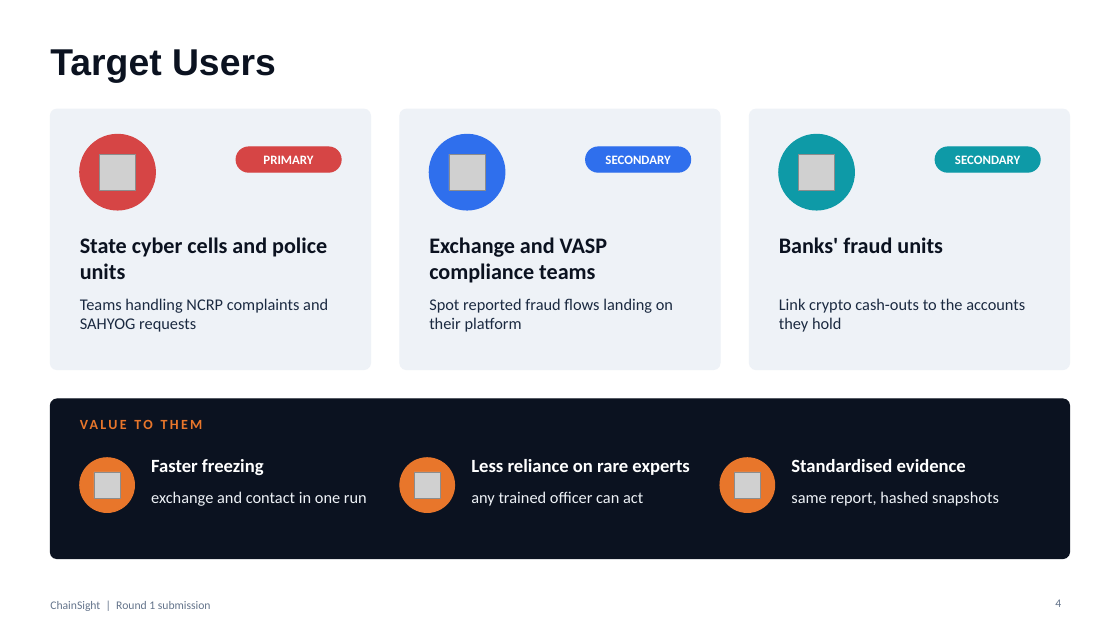
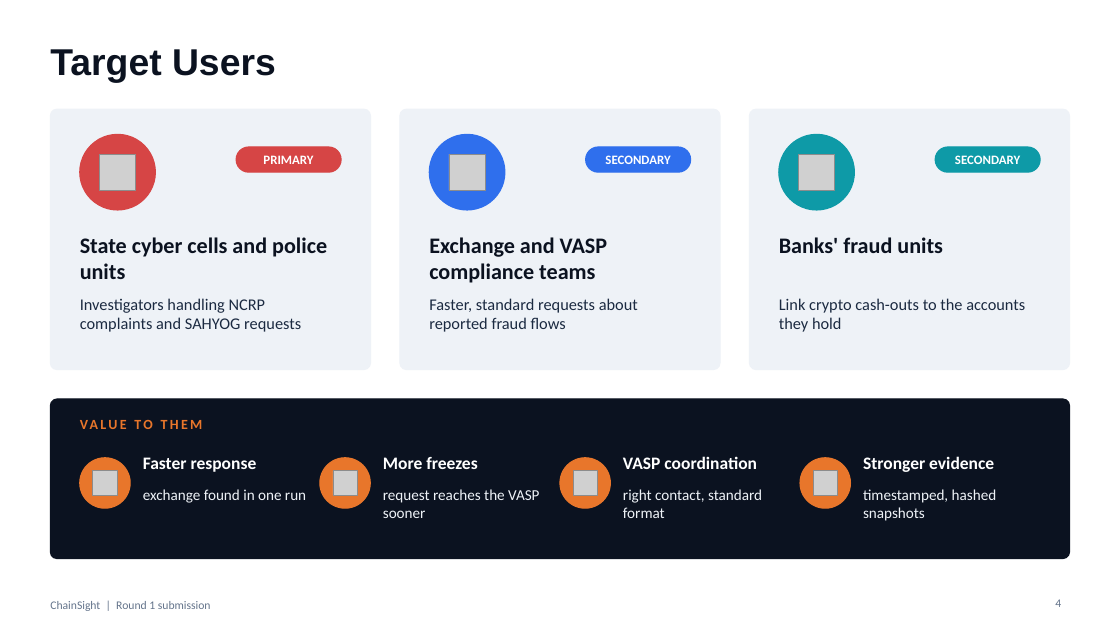
Before and after one commit to sharmaayush2506/ChainSight, a slide deck: slide 4 of docs/pitch/ChainSight_Round1_9slides.pptx. Drawn at 1120x630 pixels with LibreOffice and Linux fonts; fonts in the diff are those of the drawing; grey boxes stand for pictures. Boxes give left, top, right and bottom in pixels: in the first picture for what was removed or moved away, otherwise in the second. Text is boxed around its words. In the diff, an @@ line names an element or a change of style, - is before the commit and + after.

```diff
--- a/docs/pitch/ChainSight_Round1_9slides.pptx
+++ b/docs/pitch/ChainSight_Round1_9slides.pptx
@@ text at (x1=80, y1=298, x2=301, y2=332): text changed @@
-Teams handling NCRP complaints and SAHYOG requests
+Investigators handling NCRP complaints and SAHYOG requests
@@ text at (x1=429, y1=298, x2=638, y2=332): text changed @@
-Spot reported fraud flows landing on their platform
+Faster, standard requests about reported fraud flows
@@ ellipse resized from (x1=80, y1=458, x2=134, y2=513) to (x1=80, y1=458, x2=130, y2=508) @@
@@ text at (x1=143, y1=457, x2=257, y2=472): text changed; size 16 to 15 pt @@
-Faster freezing
+Faster response
@@ ellipse resized from (x1=400, y1=458, x2=455, y2=513) to (x1=320, y1=458, x2=371, y2=508) @@
@@ picture added at (x1=333, y1=471, x2=357, y2=496) @@
@@ text at (x1=383, y1=457, x2=477, y2=469): text changed; size 16 to 15 pt @@
-Less reliance on rare experts
+More freezes
@@ picture removed at (x1=414, y1=472, x2=440, y2=498) @@
@@ ellipse resized from (x1=720, y1=458, x2=775, y2=513) to (x1=560, y1=458, x2=611, y2=508) @@
@@ picture added at (x1=573, y1=471, x2=597, y2=496) @@
@@ text added at (x1=623, y1=456, x2=757, y2=469), 15 pt, text #FFFFFF, bold @@
+VASP coordination
@@ picture removed at (x1=734, y1=472, x2=760, y2=498) @@
@@ ellipse added at (x1=800, y1=458, x2=850, y2=508), fill #E8762B, outline #E8762B 1 pt @@
@@ picture added at (x1=813, y1=471, x2=838, y2=496) @@
@@ text at (x1=863, y1=456, x2=994, y2=472): text changed; size 16 to 15 pt @@
-Standardised evidence
+Stronger evidence
@@ text at (x1=143, y1=489, x2=306, y2=503): text changed; size 14 to 13 pt @@
-exchange and contact in one run
+exchange found in one run
@@ text at (x1=383, y1=489, x2=539, y2=518): text changed; size 14 to 13 pt @@
-any trained officer can act
+request reaches the VASP sooner
@@ text added at (x1=623, y1=489, x2=762, y2=518), 13 pt, text #EEF2F7 @@
+right contact, standard format
@@ text at (x1=863, y1=489, x2=997, y2=521): text changed; size 14 to 13 pt @@
-same report, hashed snapshots
+timestamped, hashed snapshots
```
Also in this commit, not shown: 4 other slides changed, 2 slides added, 2 slides removed, 1 other file.
